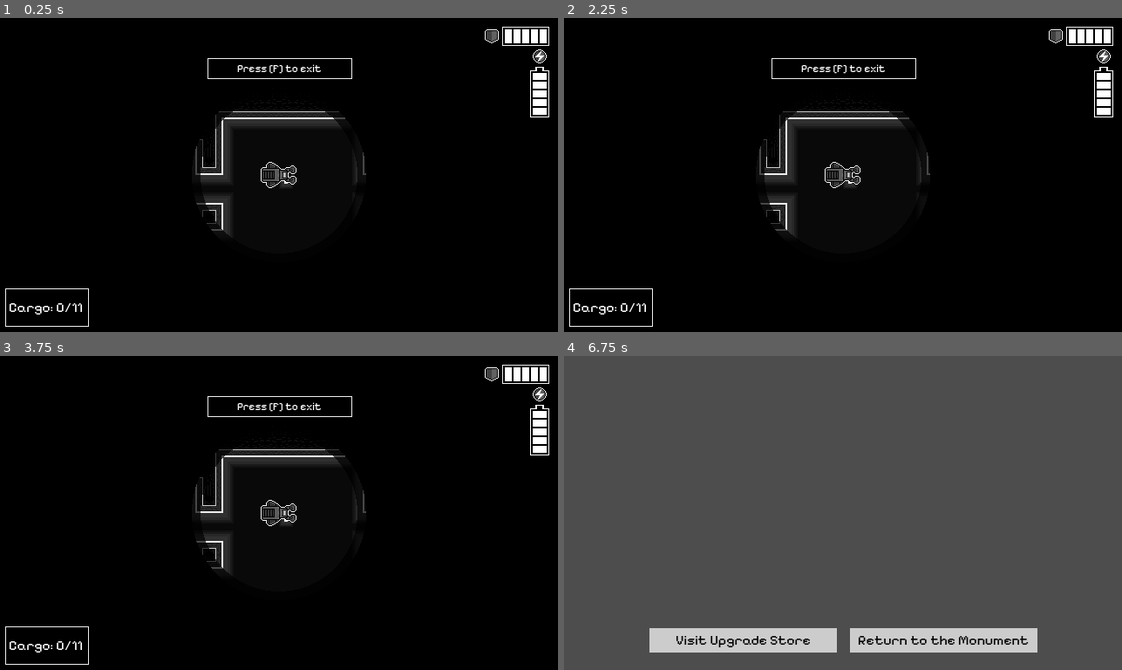
Above: before the commit, frames 1-4 (two rows, left to right).
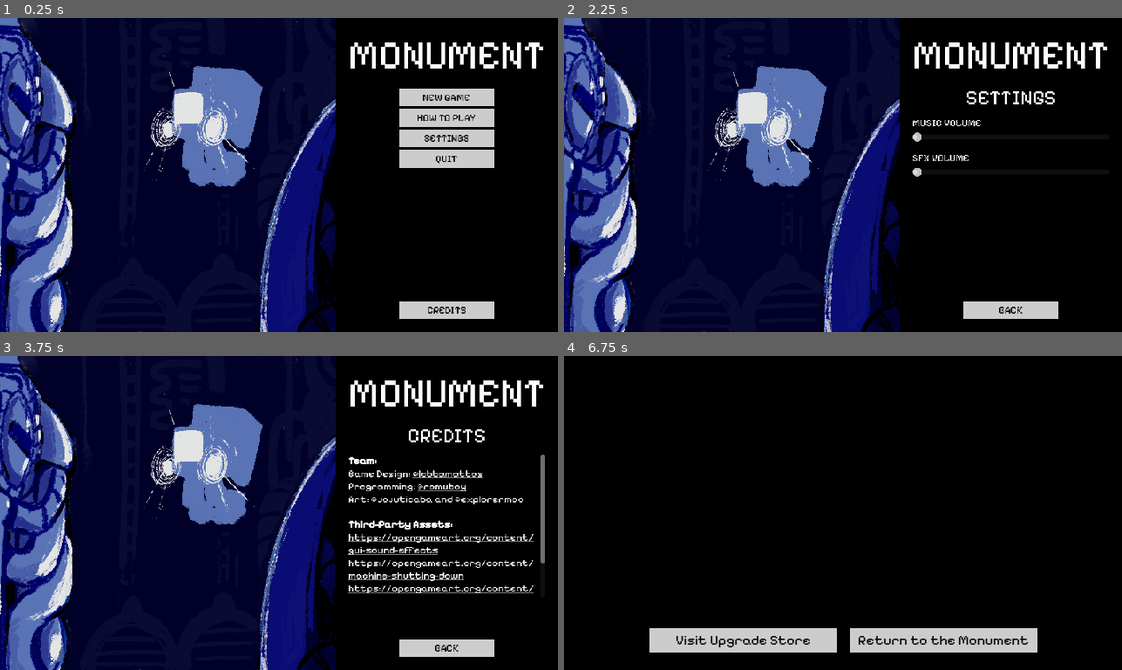
Above: after the commit, the same moments.

Repository: ROMUBOY/projeto_momento
Game: Godot game, scene res://TitleScreen/title_screen.tscn
Two runs of this game, one before a commit and one after it. Both use one fixed random seed, a clock stepped at 60 frames per second and the inputs below. Before the commit the project starts from res://world.tscn.
Inputs (mouse positions are in pixels of both pictures, inside the frame that each line leads up to):
- Up to frame 1 (0.25 s): no input
- Up to frame 2 (2.25 s): click (1010, 118) at 0.5 s, where only the run after the commit has a clickable "HOW TO PLAY"; click (1010, 310) at 1.25 s, where only the run after the commit has a clickable "BACK"; click (1010, 137) at 2 s, where only the run after the commit has a clickable "SETTINGS"
- Up to frame 3 (3.75 s): click (446, 648) at 2.75 s, where only the run after the commit has a clickable "BACK"; click (446, 648) at 3.5 s, where only the run after the commit has a clickable "CREDITS"
- Up to frame 4 (6.75 s): click (1010, 648) at 4.25 s, where only the run after the commit has a clickable "BACK"; click (1010, 434) at 5 s, where only the run after the commit has a clickable "NEW GAME"; tap F (interact) at 5.75 s; hold E (strafe_right) 5.78-6.5 s; tap Space (change_filter) at 5.85 s; click "End Expedition" at 6.5 s

The runs differ from the first frame. In frame 1, 65% of the frame differs, in the area x 0-99%, y 0-100%; in frame 2, 62%; in frame 3, 64%; in frame 4, 95%, in the area x 0-100%, y 0-100%.
Error in both runs: Invalid assignment of property or key 'current_filter' with value of type 'int' on a base object of type 'null instance'. (res://world.gd:82)

Commit message:
title screen button links

Diff:
--- a/TitleScreen/title_screen.gd
+++ b/TitleScreen/title_screen.gd
@@ -1,4 +1,43 @@
 extends Control
+
+@onready var main_menu: MarginContainer = $"PanelContainer/Main Menu"
+@onready var settings: MarginContainer = $PanelContainer/Settings
+@onready var credits: MarginContainer = $PanelContainer/Credits
+@onready var how_to_play: MarginContainer = $"PanelContainer/How to Play"
 
 func _ready() -> void:
 	RenderingServer.set_default_clear_color(Color.BLACK)
+
+func change_from_main_menu(next_menu):
+	main_menu.hide()
+	next_menu.show()
+
+func back_to_main_menu(previous_menu):
+	main_menu.show()
+	previous_menu.hide()
+
+func _on_how_to_play_pressed() -> void:
+	change_from_main_menu(how_to_play)
+
+func _on_settings_pressed() -> void:
+	change_from_main_menu(settings)
+
+
+func _on_quit_pressed() -> void:
+	get_tree().quit()
+
+
+func _on_credits_pressed() -> void:
+	change_from_main_menu(credits)
+
+
+func _on_settings_back_pressed() -> void:
+	back_to_main_menu(settings)
+
+
+func _on_credits_back_pressed() -> void:
+	back_to_main_menu(credits)
+
+
+func _on_how_to_play_back_pressed() -> void:
+	back_to_main_menu(how_to_play)
--- a/TitleScreen/title_screen.tscn
+++ b/TitleScreen/title_screen.tscn
@@ -20,6 +20,20 @@
 scale = Vector2(0.73, 0.73)
 script = ExtResource("2_e8st6")
 
+[node name="BG" type="TextureRect" parent="."]
+z_index = -1
+layout_mode = 1
+anchors_preset = 11
+anchor_left = 1.0
+anchor_right = 1.0
+anchor_bottom = 1.0
+offset_left = -1109.25
+grow_horizontal = 0
+grow_vertical = 2
+mouse_filter = 2
+texture = ExtResource("3_bbumr")
+expand_mode = 3
+
 [node name="PanelContainer" type="PanelContainer" parent="."]
 layout_mode = 1
 anchors_preset = 11
@@ -59,7 +73,7 @@
 text = "NEW GAME"
 target_level_path = "res://world.tscn"
 
-[node name="Settings2" type="Button" parent="PanelContainer/Main Menu/VBoxContainer/VBoxContainer"]
+[node name="HowToPlay" type="Button" parent="PanelContainer/Main Menu/VBoxContainer/VBoxContainer"]
 custom_minimum_size = Vector2(150, 0)
 layout_mode = 2
 size_flags_horizontal = 4
@@ -138,7 +152,7 @@
 [node name="HSlider" type="HSlider" parent="PanelContainer/Settings/VBoxContainer/VBoxContainer/VBoxContainer2"]
 layout_mode = 2
 
-[node name="Back" type="Button" parent="PanelContainer/Settings/VBoxContainer"]
+[node name="SettingsBack" type="Button" parent="PanelContainer/Settings/VBoxContainer"]
 custom_minimum_size = Vector2(150, 0)
 layout_mode = 2
 size_flags_horizontal = 4
@@ -193,7 +207,7 @@
 [url]https://opengameart.org/content/engine-loop-heavy-vehicletank[/url]
 [url]https://opengameart.org/content/3-background-crash-explosion-bang-sounds[/url]"
 
-[node name="Back" type="Button" parent="PanelContainer/Credits/VBoxContainer"]
+[node name="CreditsBack" type="Button" parent="PanelContainer/Credits/VBoxContainer"]
 custom_minimum_size = Vector2(150, 0)
 layout_mode = 2
 size_flags_horizontal = 4
@@ -247,7 +261,7 @@
 theme = ExtResource("3_xxbmf")
 text = "NEXT"
 
-[node name="Back" type="Button" parent="PanelContainer/How to Play/VBoxContainer"]
+[node name="HowToPlayBack" type="Button" parent="PanelContainer/How to Play/VBoxContainer"]
 custom_minimum_size = Vector2(150, 0)
 layout_mode = 2
 size_flags_horizontal = 4
@@ -255,15 +269,10 @@
 theme = ExtResource("3_xxbmf")
 text = "BACK"
 
-[node name="BG" type="TextureRect" parent="."]
-z_index = -1
-layout_mode = 1
-anchors_preset = 11
-anchor_left = 1.0
-anchor_right = 1.0
-anchor_bottom = 1.0
-offset_left = -1109.25
-grow_horizontal = 0
-grow_vertical = 2
-texture = ExtResource("3_bbumr")
-expand_mode = 3
+[connection signal="pressed" from="PanelContainer/Main Menu/VBoxContainer/VBoxContainer/HowToPlay" to="." method="_on_how_to_play_pressed"]
+[connection signal="pressed" from="PanelContainer/Main Menu/VBoxContainer/VBoxContainer/Settings" to="." method="_on_settings_pressed"]
+[connection signal="pressed" from="PanelContainer/Main Menu/VBoxContainer/VBoxContainer/Quit" to="." method="_on_quit_pressed"]
+[connection signal="pressed" from="PanelContainer/Main Menu/VBoxContainer/Credits" to="." method="_on_credits_pressed"]
+[connection signal="pressed" from="PanelContainer/Settings/VBoxContainer/SettingsBack" to="." method="_on_settings_back_pressed"]
+[connection signal="pressed" from="PanelContainer/Credits/VBoxContainer/CreditsBack" to="." method="_on_credits_back_pressed"]
+[connection signal="pressed" from="PanelContainer/How to Play/VBoxContainer/HowToPlayBack" to="." method="_on_how_to_play_back_pressed"]
--- a/project.godot
+++ b/project.godot
@@ -11,7 +11,7 @@
 [application]
 
 config/name="projeto_monumento"
-run/main_scene="res://world.tscn"
+run/main_scene="res://TitleScreen/title_screen.tscn"
 config/features=PackedStringArray("4.3", "Forward Plus")
 config/icon="res://icon.svg"
 
--- a/world.gd
+++ b/world.gd
@@ -227,6 +227,8 @@
 			health_bar_bar[i].texture = load("res://HUD/monumento_ui_prototype_barempty_h.png")
 
 func consume_energy():
+	if(get_tree() == null):
+		return
 	var player = get_tree().get_root().get_node("World" +"/"+ "Player")
 	for i in range(energy_bar_bar.size()):
 		if (i <= (player.get_current_fuel() / 10)):
@@ -235,5 +237,7 @@
 			energy_bar_bar[i].texture = load("res://HUD/monumento_ui_prototype_barempty_v.png")
 
 func update_cargo_hud():
+	if(get_tree() == null):
+		return
 	var player = get_tree().get_root().get_node("World" +"/"+ "Player")
 	cargo_label.text = "Cargo: " + str(player.get_current_collected_itens_used_space()) + "/" + str(PlayerStatus.max_storage)
Not shown, changed: export_presets.cfg
Not shown, added: Builds/build_0.4/projeto_monumento.console.exe
Not shown, added: Builds/build_0.4/projeto_monumento.exe
Not shown, added: Builds/build_0.4/projeto_monumento.pck
